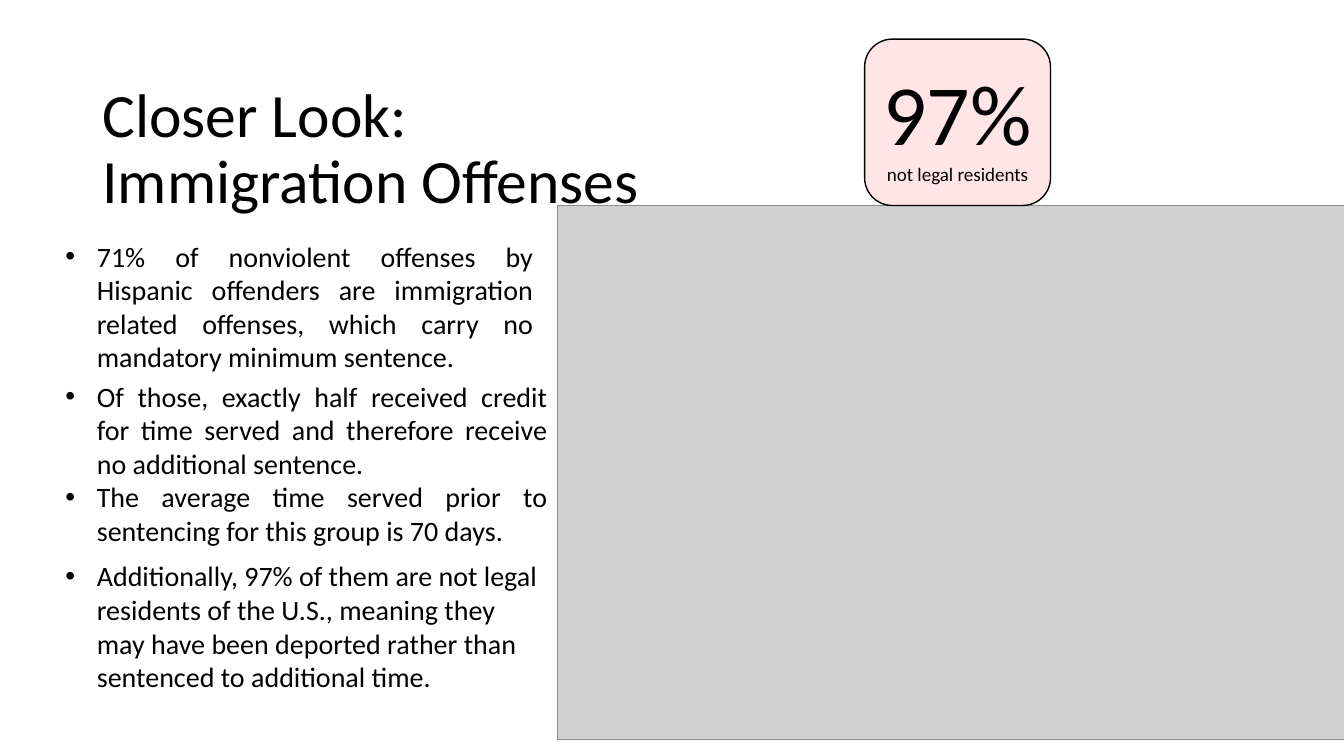
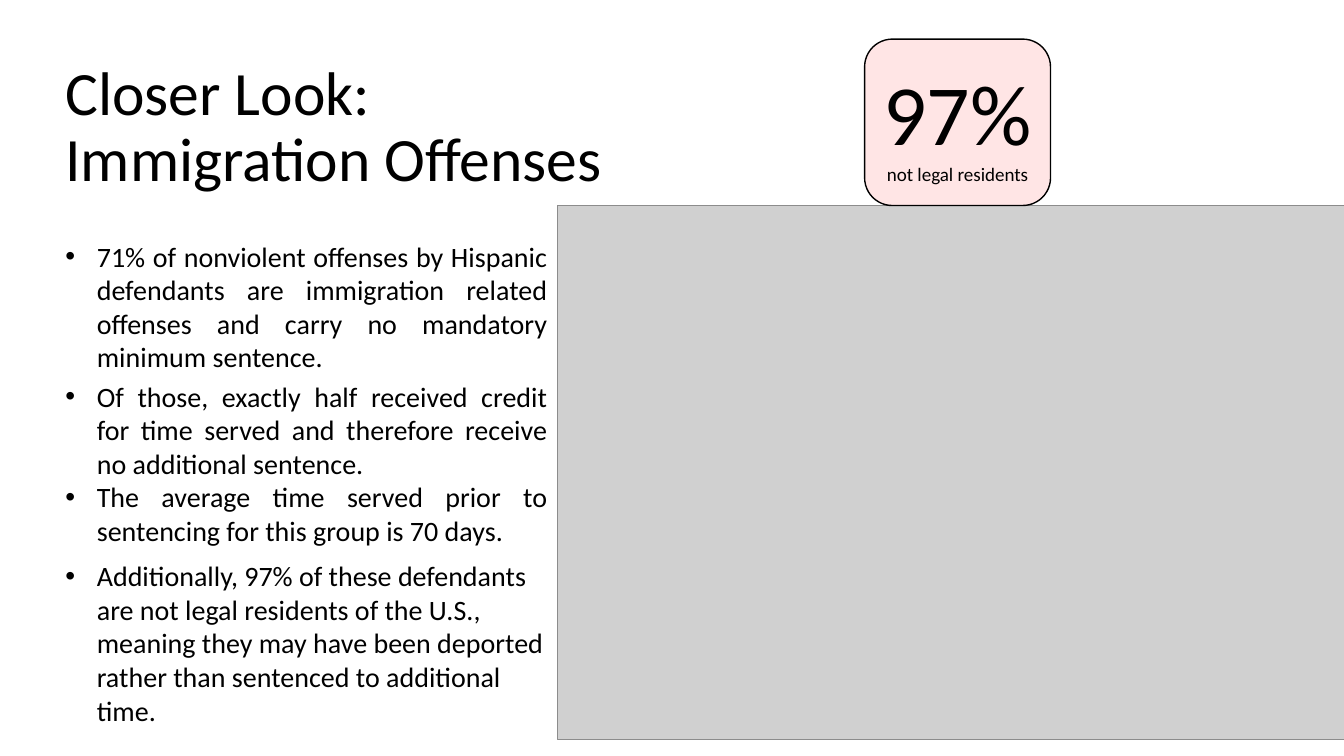
Before and after one commit to jenwhitson/sentencing_project, a slide deck: slide 9 of Presentation.pptx (slide 10 before the commit). Drawn at 1344x756 pixels with LibreOffice and Linux fonts; fonts in the diff are those of the drawing; grey boxes stand for pictures. Boxes give left, top, right and bottom in pixels: in the first picture for what was removed or moved away, otherwise in the second. Text is boxed around its words. In the diff, an @@ line names an element or a change of style, - is before the commit and + after.

Commit message:
updated stats in sentence enhancement portion

```diff
--- a/Presentation.pptx
+++ b/Presentation.pptx
@@ title "Closer Look: Immigration Offenses" rewrapped from box(102, 94, 639, 218) to box(65, 72, 602, 192) @@
@@ text at box(97, 247, 547, 368): text changed @@
-• 71% of nonviolent offenses by Hispanic offenders are immigration related offenses, which carry no mandatory minimum sentence.
+• 71% of nonviolent offenses by Hispanic defendants are immigration related offenses and carry no mandatory minimum sentence.
@@ text at box(97, 566, 543, 722): text changed @@
-• Additionally, 97% of them are not legal residents of the U.S., meaning they may have been deported rather than sentenced to additional time.
+• Additionally, 97% of these defendants are not legal residents of the U.S., meaning they may have been deported rather than sentenced to additional time.
```
Also in this commit, not shown: 11 other slides changed, 6 slides removed.
